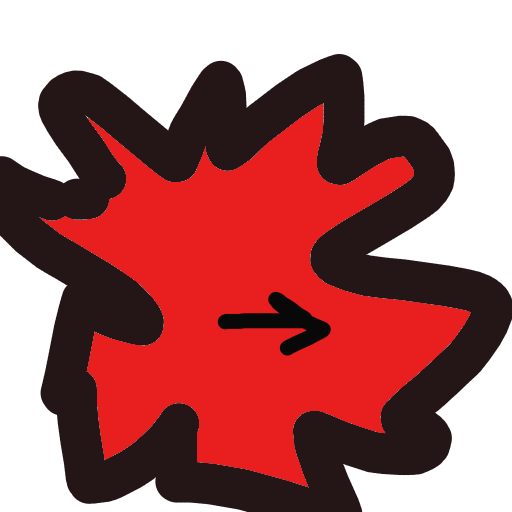
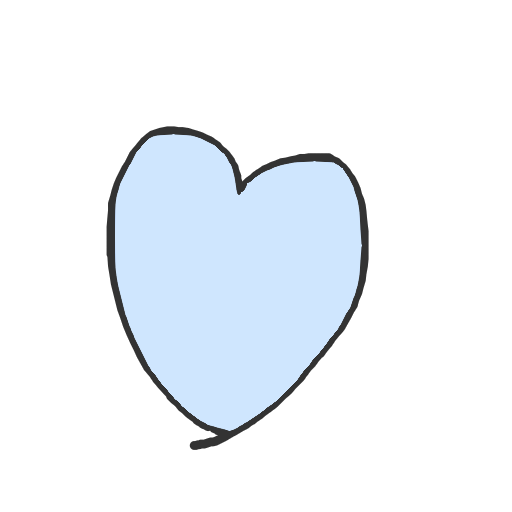
Layers edited between the first and the second 512px x 512px image:
added layer "Copy of Full heart" above "Full heart" over [64, 64, 384, 512]
hid "Paint Layer 3", painted on it over [0, 54, 512, 512]
